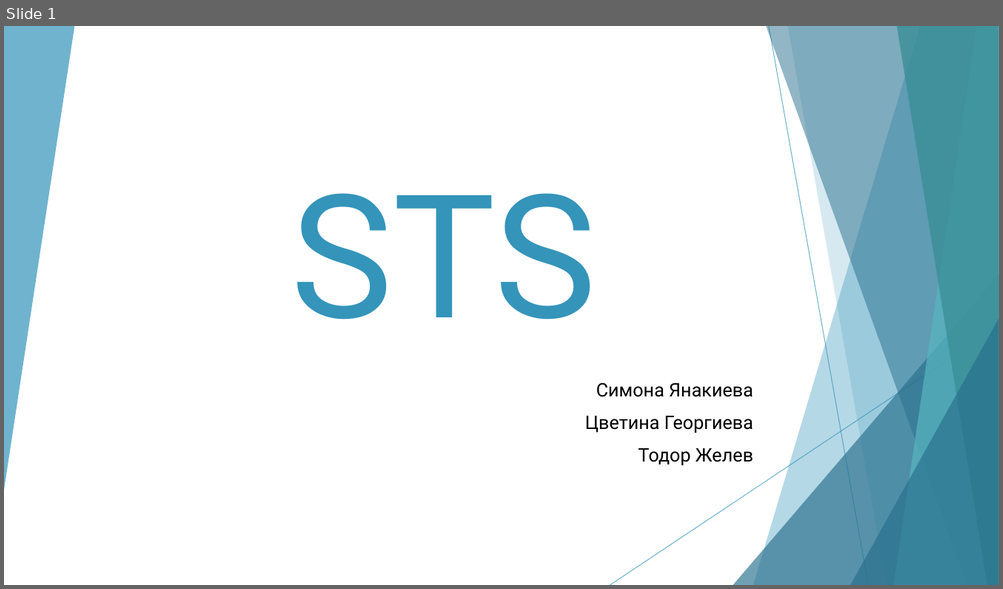
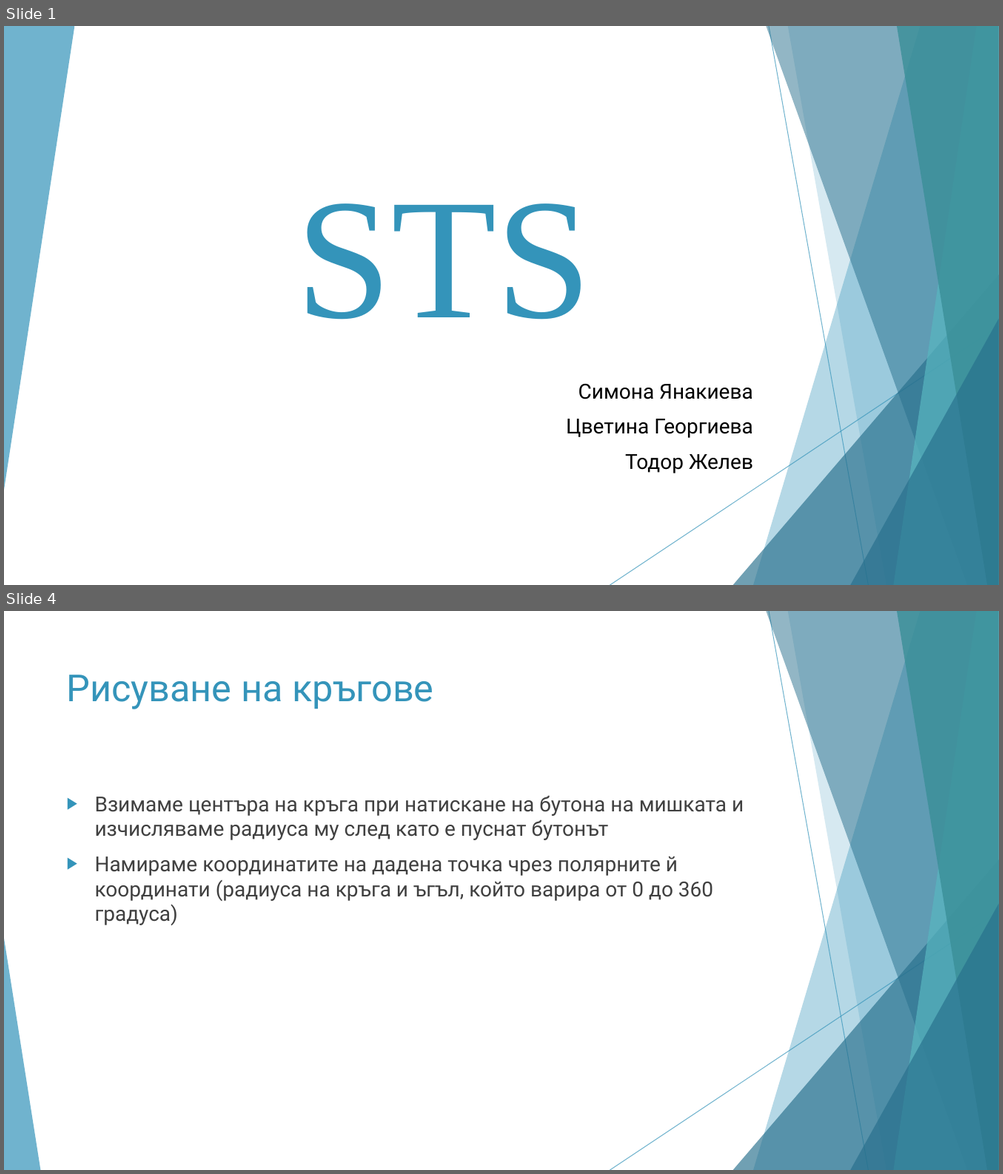
Before and after one commit to todorzhelev/STS, a slide deck: presentation/PresentationFinal.pptx. Shown one above the other, each under a label of ours: slide 1 before the commit, slides 1 and 4 after it; the slides between them are not shown. The pictures are 1003x589 and 1003x1174 pixels, drawn with LibreOffice and Linux fonts; fonts in the diff are those of the drawing. Boxes give left, top, right and bottom in pixels: in the first picture for what was removed or moved away, otherwise in the second. Text is boxed around its words. In the diff, an @@ line names an element or a change of style, - is before the commit and + after.

```diff
--- a/presentation/PresentationFinal.pptx
+++ b/presentation/PresentationFinal.pptx
@@ slide 4 added at <box>4,611,999,1170</box>, background #FFFFFF; not listed: 9 template elements that a slide beside it also shows @@
@@ title added at <box>67,675,434,709</box>, 36 pt, text #3494BA @@
+Рисуване на кръгове
@@ text added at <box>95,795,743,925</box>, 20 pt, text #404040 @@
+▶ Взимаме центъра на кръга при натискане на бутона на мишката и изчисляваме радиуса му след като е пуснат бутонът
+▶ Намираме координатите на дадена точка чрез полярните й координати (радиуса на кръга и ъгъл, който варира от 0 до 360 градуса)
@@ triangle added at <box>4,939,40,1170</box>, fill #3494BA at 70% opacity @@
@@ slide 1 changed as well @@
@@ title "STS" at <box>296,204,592,320</box>: font Roboto to Times New Roman @@
@@ subtitle "Симона Янакиева" at <box>566,383,753,474</box>: size 18 to 20 pt @@
```
Also in this commit, not shown: 18 other slides added.
